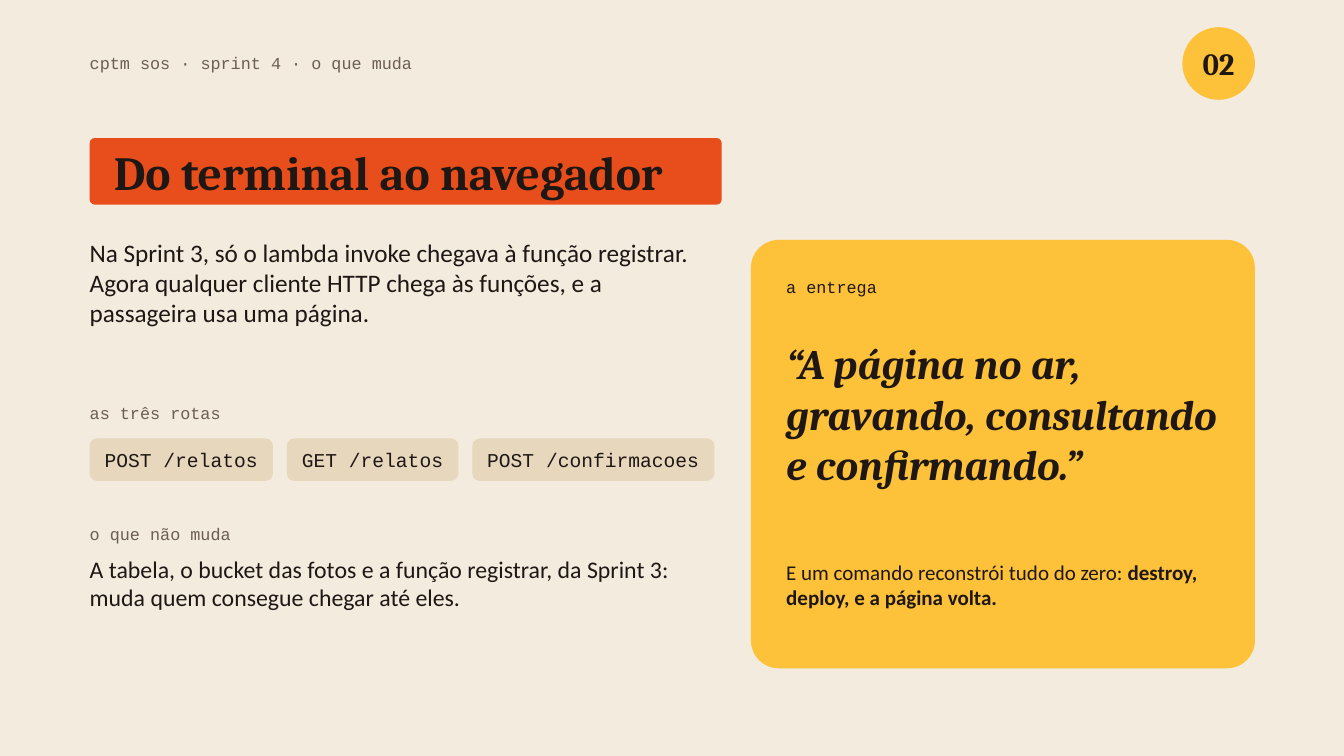
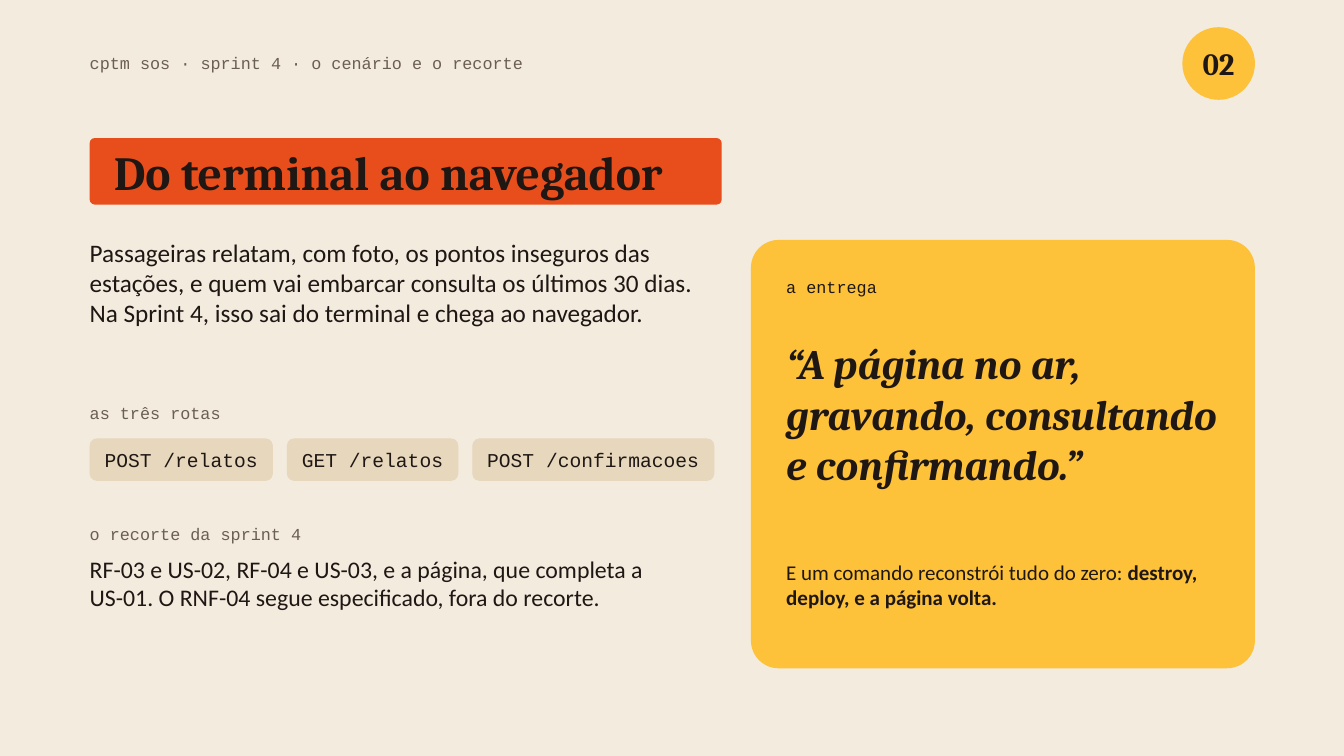
Before and after one commit to dantas6773/cptm-sos-nuvem, a slide deck: slide 2 of apresentacoes/sprint-4.pptx. Drawn at 1344x756 pixels with LibreOffice and Linux fonts; fonts in the diff are those of the drawing. Boxes give left, top, right and bottom in pixels: in the first picture for what was removed or moved away, otherwise in the second. Text is boxed around its words. In the diff, an @@ line names an element or a change of style, - is before the commit and + after.

```diff
--- a/apresentacoes/sprint-4.pptx
+++ b/apresentacoes/sprint-4.pptx
@@ text at [90,57,523,73]: text changed @@
-cptm sos · sprint 4 · o que muda
+cptm sos · sprint 4 · o cenário e o recorte
@@ text at [90,244,691,327]: text changed @@
-Na Sprint 3, só o lambda invoke chegava à função registrar. Agora qualquer cliente HTTP chega às funções, e a passageira usa uma página.
+Passageiras relatam, com foto, os pontos inseguros das estações, e quem vai embarcar consulta os últimos 30 dias. Na Sprint 4, isso sai do terminal e chega ao navegador.
@@ text at [90,528,301,544]: text changed @@
-o que não muda
+o recorte da sprint 4
@@ text at [90,561,642,610]: text changed @@
-A tabela, o bucket das fotos e a função registrar, da Sprint 3: muda quem consegue chegar até eles.
+RF-03 e US-02, RF-04 e US-03, e a página, que completa a US-01. O RNF-04 segue especificado, fora do recorte.
```
Also in this commit, not shown: 1 other slide changed.
